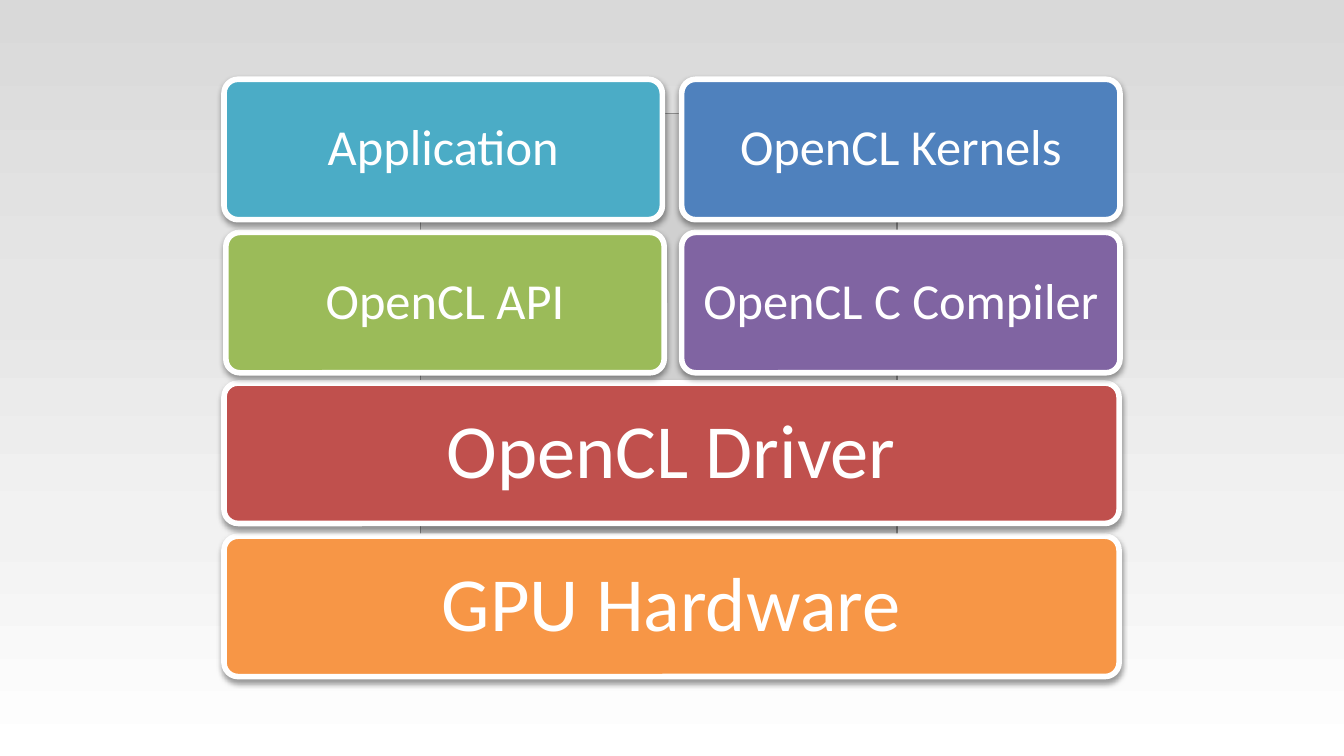
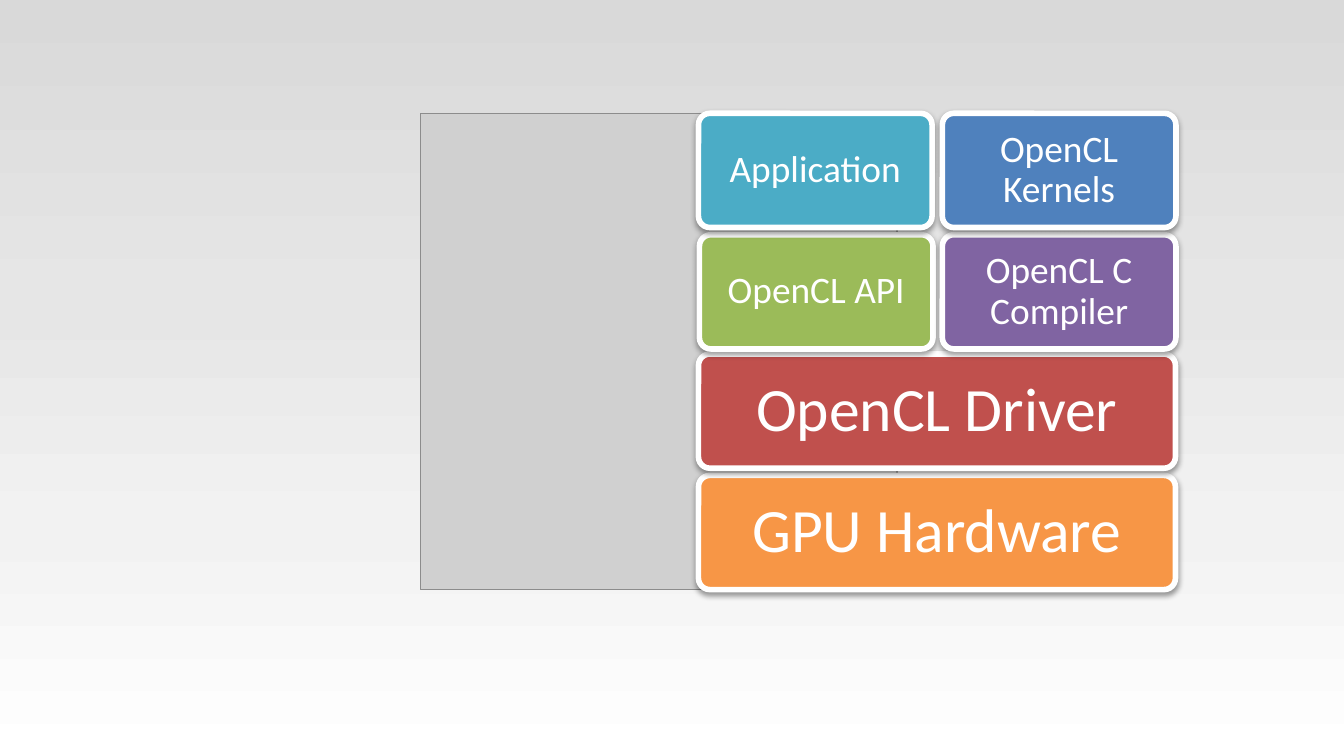
Before and after one commit to bernhardmgruber/bachelor_thesis, a slide deck: slide 4 of presentations/BAS_1/OpenCL.pptx (slide 3 before the commit). Drawn at 1344x756 pixels with LibreOffice and Linux fonts; fonts in the diff are those of the drawing; grey boxes stand for pictures. Boxes give left, top, right and bottom in pixels: in the first picture for what was removed or moved away, otherwise in the second. Text is boxed around its words. In the diff, an @@ line names an element or a change of style, - is before the commit and + after.

Commit message:
Finished slides

```diff
--- a/presentations/BAS_1/OpenCL.pptx
+++ b/presentations/BAS_1/OpenCL.pptx
@@ rounded rectangle removed at bbox=[224, 79, 663, 219] @@
@@ rounded rectangle added at bbox=[699, 113, 933, 227], fill #4BACC6, outline #FFFFFF 3 pt @@
@@ size 27 to 20 pt; less space between paragraphs in 4 elements at bbox=[986, 259, 1132, 330], bbox=[1000, 138, 1118, 203], bbox=[728, 279, 904, 309], bbox=[730, 156, 901, 188] @@
@@ text "Application": place and size @@
-text "Application" at bbox=[328, 130, 559, 173]
+text "Application" at bbox=[730, 156, 901, 188]
@@ rounded rectangle: place and size @@
-rounded rectangle at bbox=[681, 79, 1120, 219]
+rounded rectangle at bbox=[942, 113, 1176, 227]
@@ text "OpenCL Kernels": place and size @@
-text "OpenCL Kernels" at bbox=[740, 130, 1062, 173]
+text "OpenCL Kernels" at bbox=[1000, 138, 1118, 203]
@@ rounded rectangle removed at bbox=[226, 233, 664, 372] @@
@@ rounded rectangle added at bbox=[699, 235, 933, 349], fill #9BBB59, outline #FFFFFF 3 pt @@
@@ text "OpenCL API": place and size @@
-text "OpenCL API" at bbox=[326, 286, 564, 327]
+text "OpenCL API" at bbox=[728, 279, 904, 309]
@@ rounded rectangle: place and size @@
-rounded rectangle at bbox=[681, 233, 1120, 372]
+rounded rectangle at bbox=[942, 235, 1176, 349]
@@ text "OpenCL C Compiler": place and size @@
-text "OpenCL C Compiler" at bbox=[703, 284, 1098, 327]
+text "OpenCL C Compiler" at bbox=[986, 259, 1132, 330]
@@ rounded rectangle: place and size @@
-rounded rectangle at bbox=[224, 383, 1120, 523]
+rounded rectangle at bbox=[699, 353, 1176, 468]
@@ text "OpenCL Driver": place and size @@
-text "OpenCL Driver" at bbox=[447, 425, 896, 491]
+text "OpenCL Driver" at bbox=[756, 388, 1118, 441]
@@ text "OpenCL Driver" at bbox=[756, 388, 1118, 441]: size 41 to 33 pt; less space between paragraphs @@
@@ rounded rectangle added at bbox=[699, 476, 1176, 590], fill #F79646, outline #FFFFFF 3 pt @@
@@ text "GPU Hardware" at bbox=[752, 509, 1121, 553]: size 41 to 33 pt; less space between paragraphs @@
@@ text "GPU Hardware": place and size @@
-text "GPU Hardware" at bbox=[442, 578, 900, 632]
+text "GPU Hardware" at bbox=[752, 509, 1121, 553]
@@ rounded rectangle removed at bbox=[224, 536, 1120, 676] @@
```
Also in this commit, not shown: 2 slides added.
